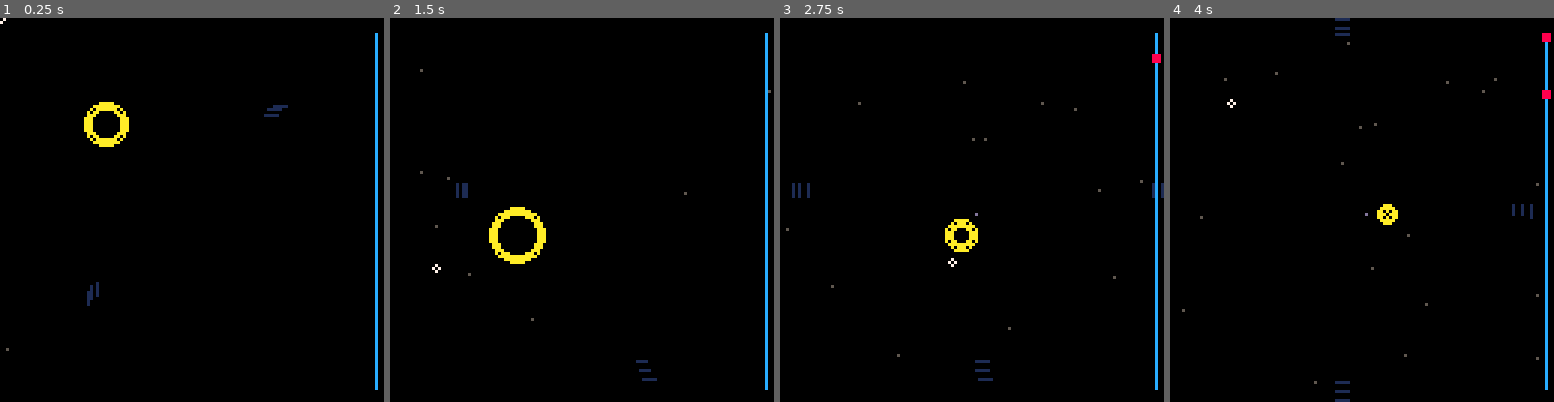
Above: before the commit, frames 1-4 (left to right).
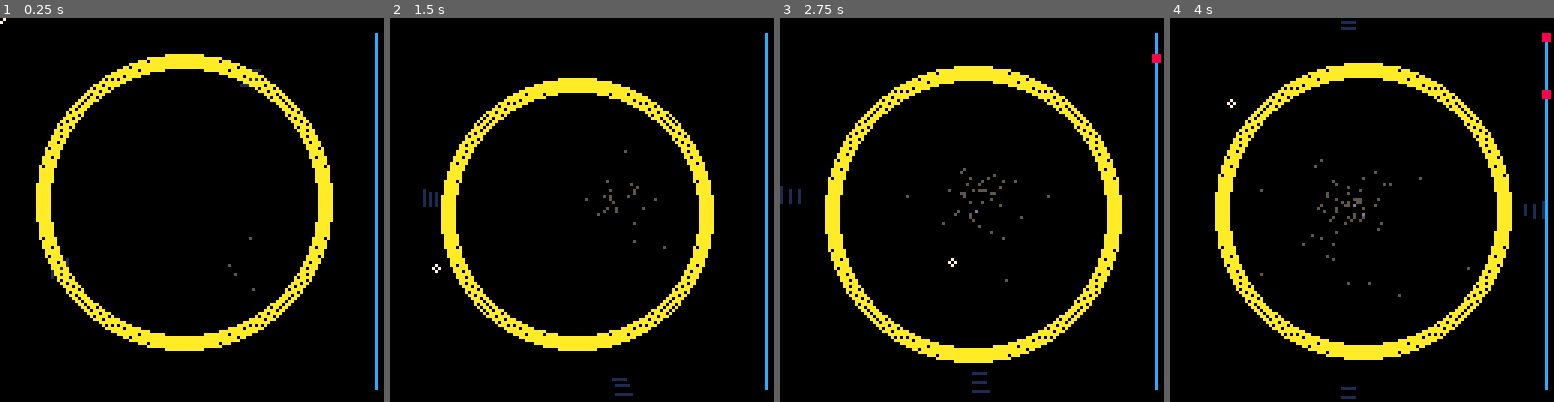
Above: after the commit, the same moments.

Repository: Alfie-Edwards/LoopHole
Game: PICO-8 cartridge loop.p8
The game is run twice, just before and just after one commit, with the same random seed, the same clock (stepped at 60 frames per second) and the same inputs.
Inputs (mouse positions are in pixels of both pictures, inside the frame that each line leads up to):
- Up to frame 1 (0.25 s): no input
- Up to frame 2 (1.5 s): tap X (X key) at 0.33, 1.07 s; click (670, 121) at 0.67 s; tap O (Z key) at 0.7 s; click (436, 267) at 1.22 s
- Up to frame 3 (2.75 s): tap O (Z key) at 1.7, 2.1, 2.5 s; click (887, 114) at 1.77 s; tap X (X key) at 1.85 s; click (952, 259) at 2.32 s
- Up to frame 4 (4 s): click (1404, 106) at 2.87 s; tap O (Z key) at 2.9, 3.3, 3.7 s; tap X (X key) at 2.97 s; click (1465, 256) at 3.42 s; click (1231, 102) at 3.97 s

The runs differ from the first frame. In frame 1, 9.0% of the frame differs, in the area x 1-87%, y 9-87%; in frame 2, 8.8%; in frame 3, 9.2%; in frame 4, 9.2%, in the area x 3-98%, y 0-100%.

Commit message:
Rework scaling

Diff:
--- a/loop.p8
+++ b/loop.p8
@@ -12,12 +12,19 @@
 		x = 0,
 		y = 0,
 		z = 1,
-		r = 7,
-		w = 3,
+		r = 0,
+		w = 10,
 	}
+	loop_max_r = 48
+	loop_min_r = 16
+	loop_nudge_amount = 0.5
+	loop.r = loop_max_r
+
 	curios = {}
 	speed = 0.2
 	z_start = 30
+	paralax_amount = 0.9
+	zoom_amount = 0.1
 
 	dust_particles = {}
 	dust_spawn_period = 0.05
@@ -26,11 +33,7 @@
 
 	clip_plane = 0.1
 
-	cam = {
-		x = 0,
-		y = 0,
-		pan = 0.5,
-	}
+	cam = {}
 	update_cam()
 
 	guides = {
@@ -47,23 +50,25 @@
 	update_mouse()
 
 	-- update loop position & size
-	local mdx = mouse.x - loop.x
-	local mdy = mouse.y - loop.y
+
+	if (btn(5)) then loop.r = loop.r - 2 end
+	if (btn(4)) then loop.r = loop.r + 2 end
+	loop.r = clamp(loop.r, loop_min_r, loop_max_r)
+
+	local loop_nudge_extent = loop_nudge_amount * loop.r
+	local mdx = (mouse.x * (loop_nudge_extent / 64)) - loop.x
+	local mdy = (mouse.y * (loop_nudge_extent / 64)) - loop.y
 	local md = sqrt(mdx * mdx + mdy * mdy)
 	local loop_speed = md / 4
 	if md == 0 or md < loop_speed then
-		loop.x = mouse.x
-		loop.y = mouse.y
+		loop.x = loop.x + mdx
+		loop.y = loop.y + mdy
 	else
 		loop.x = loop.x + mdx * (loop_speed / md)
 		loop.y = loop.y + mdy * (loop_speed / md)
 	end
-	if (btn(4)) then loop.r = loop.r - 1 end
-	if (btn(5)) then loop.r = loop.r + 1 end
-
-	loop.r = clamp(loop.r, loop.w, 32)
-	loop.x = clamp(loop.x, -64, 63)
-	loop.y = clamp(loop.y, -64, 63)
+	loop.x = clamp(loop.x, -loop_nudge_extent, loop_nudge_extent)
+	loop.y = clamp(loop.y, -loop_nudge_extent, loop_nudge_extent)
 
 	-- move & cull old curios
 	local i = 1
@@ -89,7 +94,7 @@
 
 	-- add new curios
 	if (t() % 2) == 0 then
-		local r = rnd(22 - loop.w)
+		local r = rnd(0.7 * (loop_max_r - loop.w) - 16) + 16
 		add_curio(rnd(128) - 64, rnd(128) - 64, r, 0)
 	end
 
@@ -171,7 +176,7 @@
 
 	set_curio_fill_pattern(c.z)
 	local sx, sy = world_to_screen(c.x, c.y, c.z)
-	local sr = c.r / c.z
+	local sr = cam.zoom * (c.r / c.z)
 	sspr(0, 0, 16, 16, sx - sr, sy - sr, 2 * sr, 2 * sr, c.flip_x, c.flip_y)
 	fillp()
 	pal()
@@ -183,7 +188,7 @@
 	end
 
 	local sx, sy = world_to_screen(d.x, d.y, d.z)
-	pset(sx, sy, 5)
+	pset((cam.zoom * sx) / d.z, (cam.zoom * sy) / d.z, 5)
 end
 
 function draw_ruler()
@@ -249,8 +254,8 @@
 	end
 
 	-- Loop
-	for w=0,loop.w-1 do
-		circ(loop.x, loop.y, loop.r - w, 10)
+	for w=0,(cam.zoom * loop.w-1) \ 2 do
+		circ(cam.zoom * loop.x, cam.zoom * loop.y, (cam.zoom * loop.r) - w, 10)
 	end
 
 	-- Ruler
@@ -294,7 +299,7 @@
 end
 
 function world_to_screen(x, y, z)
-	return (x / z) + cam.x - (cam.x / z), (y / z) + cam.y - (cam.y / z)
+	return cam.zoom * ((x / z) + cam.x - (cam.x / z)), cam.zoom * ((y / z) + cam.y - (cam.y / z))
 end
 
 function update_mouse()
@@ -305,8 +310,10 @@
 end
 
 function update_cam()
-	cam.x = loop.x * cam.pan
-	cam.y = loop.y * cam.pan
+	cam.x = loop.x * paralax_amount
+	cam.y = loop.y * paralax_amount
+	cam.zoom = 64 / loop.r
+	cam.zoom = 1 + (zoom_amount * (cam.zoom - 1))
 	camera(cam.x - 64, cam.y - 64)
 end
 
